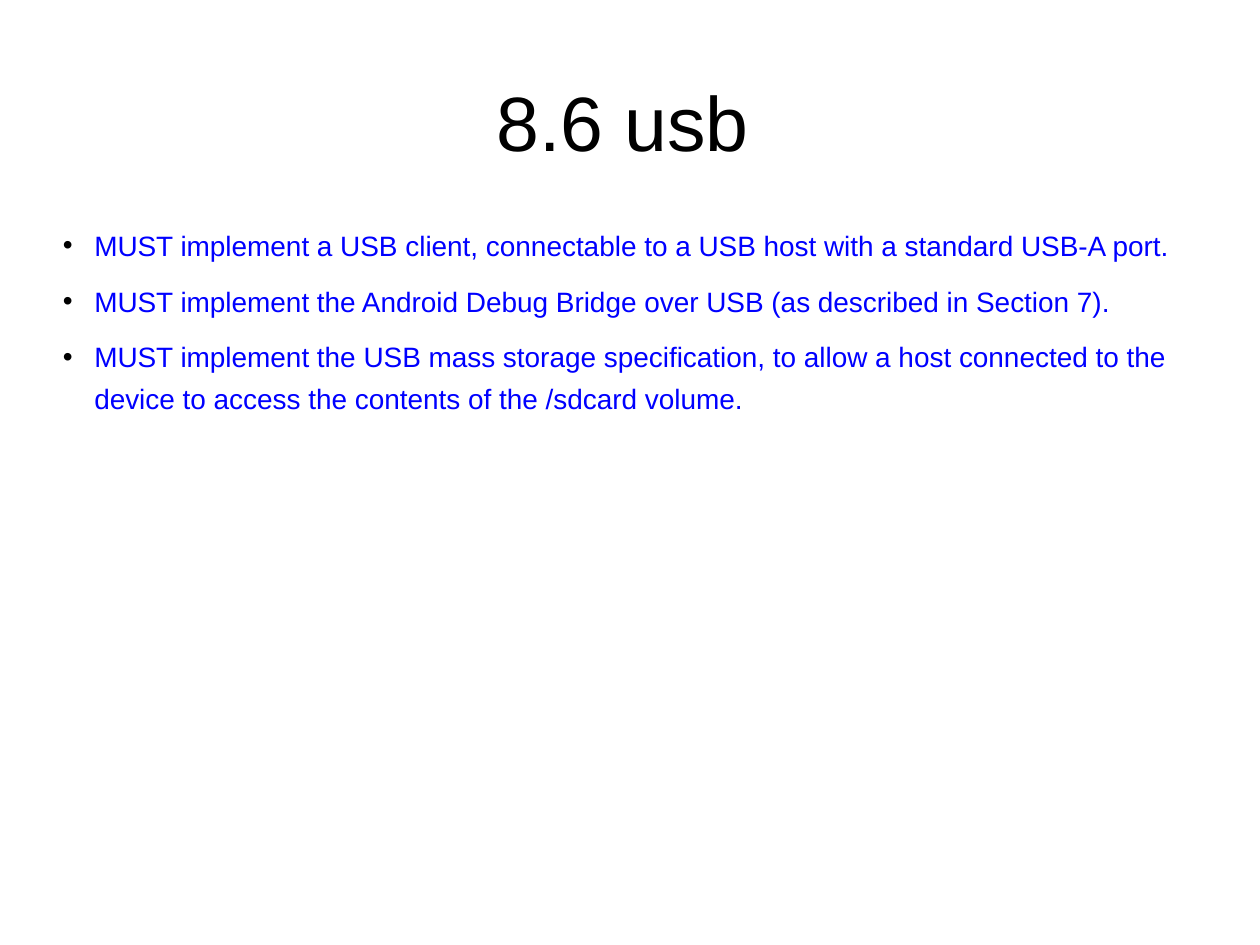
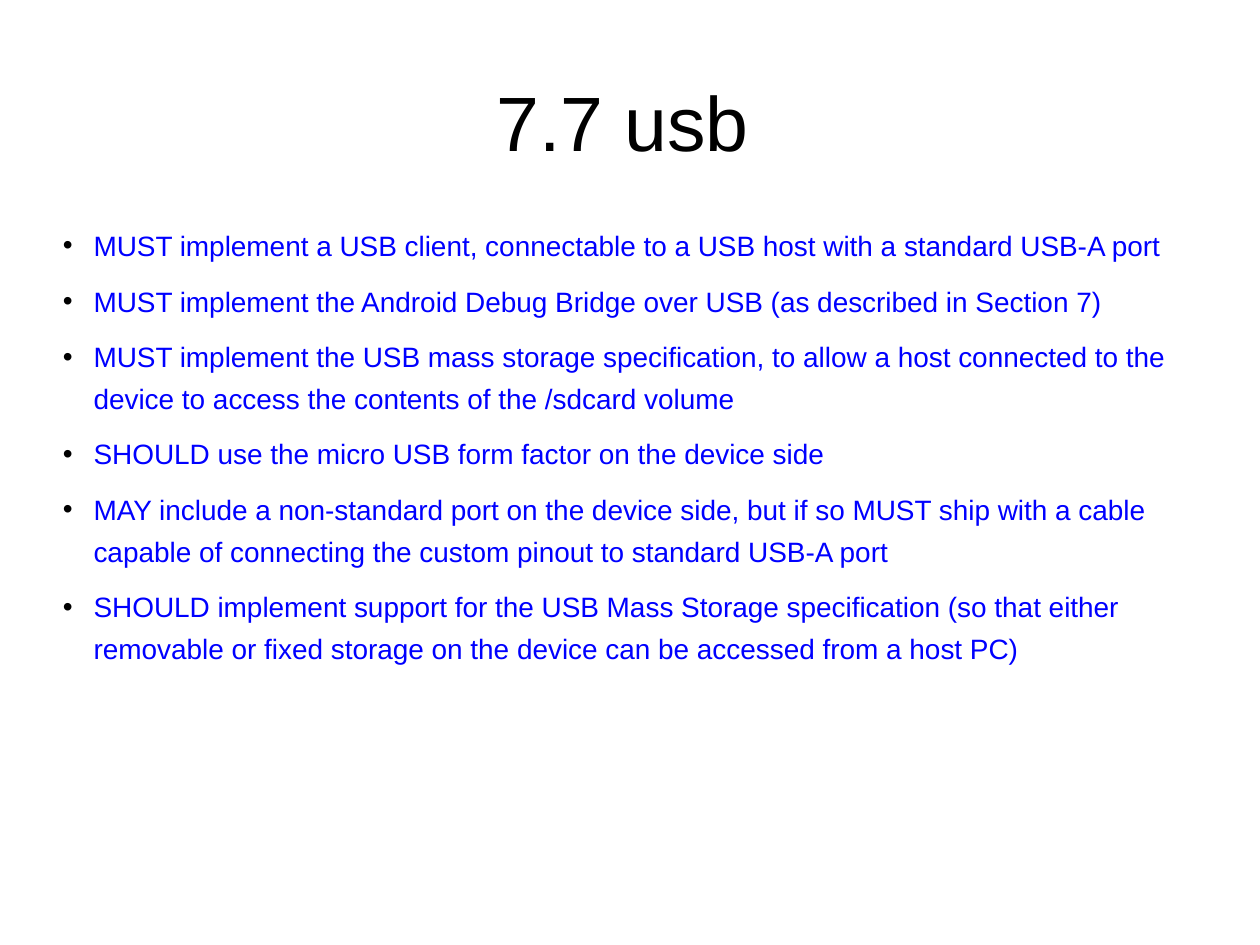
Before and after one commit to widerules/system-information, a slide deck: slide 54 of cts/CDD-digest.ppt (slide 28 before the commit). Drawn at 1260x945 pixels with LibreOffice and Linux fonts; fonts in the diff are those of the drawing; background and template pictures are left out. Boxes give left, top, right and bottom in pixels: in the first picture for what was removed or moved away, otherwise in the second. Text is boxed around its words. In the diff, an @@ line names an element or a change of style, - is before the commit and + after.

```diff
--- a/cts/CDD-digest.ppt
+++ b/cts/CDD-digest.ppt
@@ title at (x1=496, y1=95, x2=749, y2=152): text changed @@
-8.6 usb
+7.7 usb
@@ text at (x1=94, y1=235, x2=1165, y2=664): text changed @@
-• MUST implement a USB client, connectable to a USB host with a standard USB-A port.
-• MUST implement the Android Debug Bridge over USB (as described in Section 7).
-• MUST implement the USB mass storage specification, to allow a host connected to the device to access the contents of the /sdcard volume.
+• MUST implement a USB client, connectable to a USB host with a standard USB-A port
+• MUST implement the Android Debug Bridge over USB (as described in Section 7)
+• MUST implement the USB mass storage specification, to allow a host connected to the device to access the contents of the /sdcard volume
+• SHOULD use the micro USB form factor on the device side
+• MAY include a non-standard port on the device side, but if so MUST ship with a cable capable of connecting the custom pinout to standard USB-A port
+• SHOULD implement support for the USB Mass Storage specification (so that either removable or fixed storage on the device can be accessed from a host PC)
```
Also in this commit, not shown: 36 other slides changed, 24 slides added, 5 slides removed, 1 other file.
